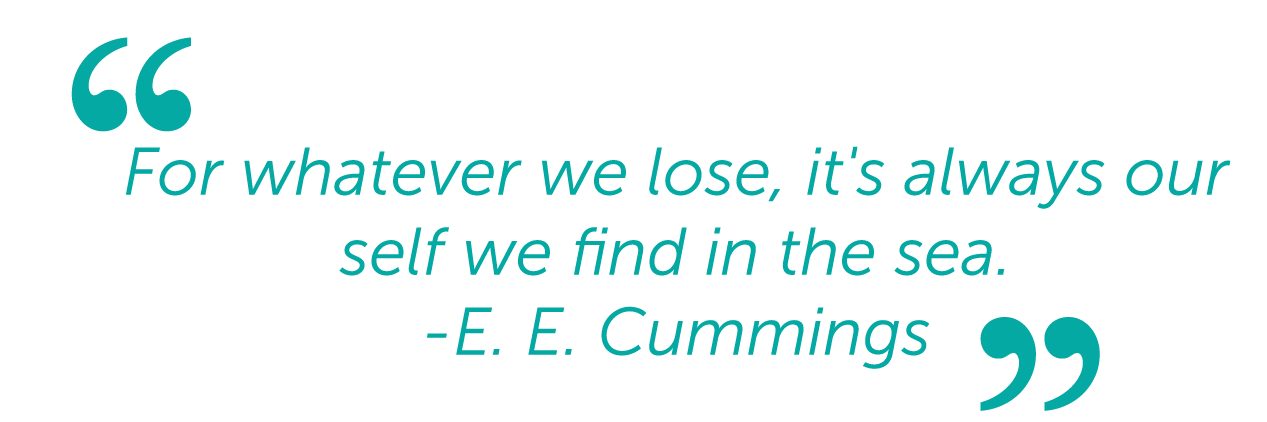
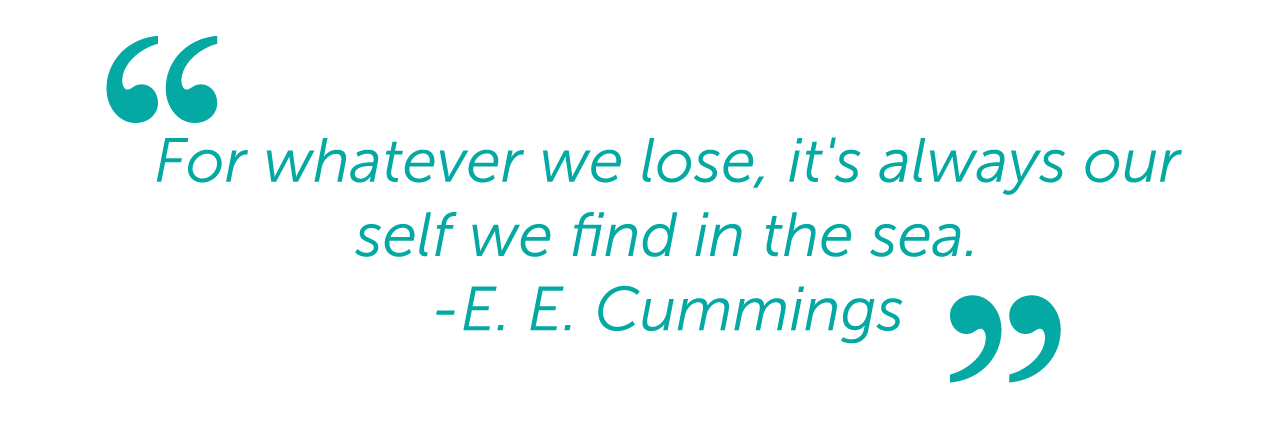
Before/after of a 1267 x 422 layered artwork. What changed in the layer stack:
painted on "“ copy 4" (1st of 2, in "Quote 3") over [950, 295, 1100, 411]
painted on "“ copy 4" (2nd of 2, in "Quote 3") over [71, 36, 218, 132]
painted on "For whatever we lose, it's always our self we find in the sea." over [126, 137, 1231, 369]
added layer "Layer 1" above "Background" over [71, 36, 1231, 411]
